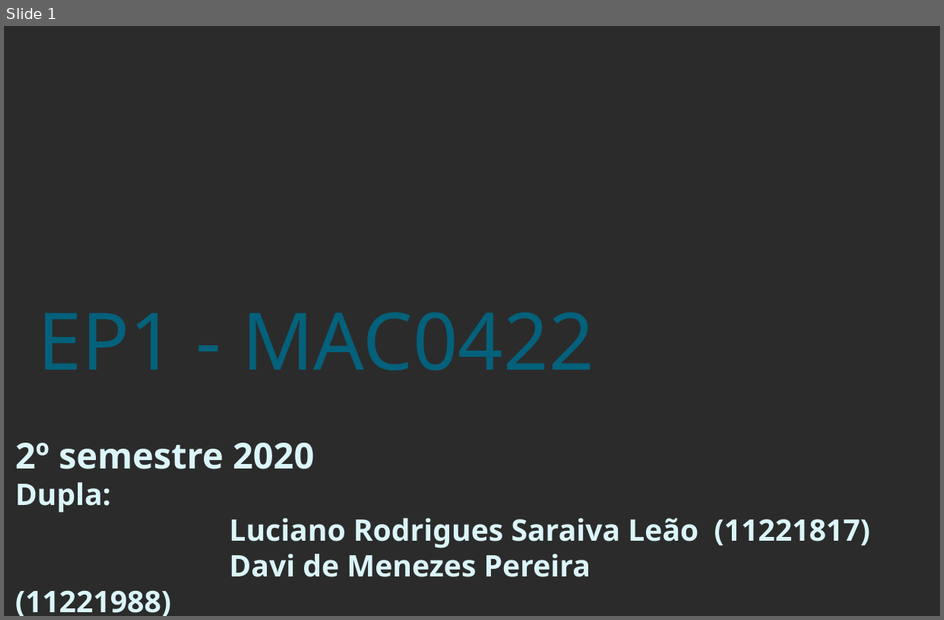
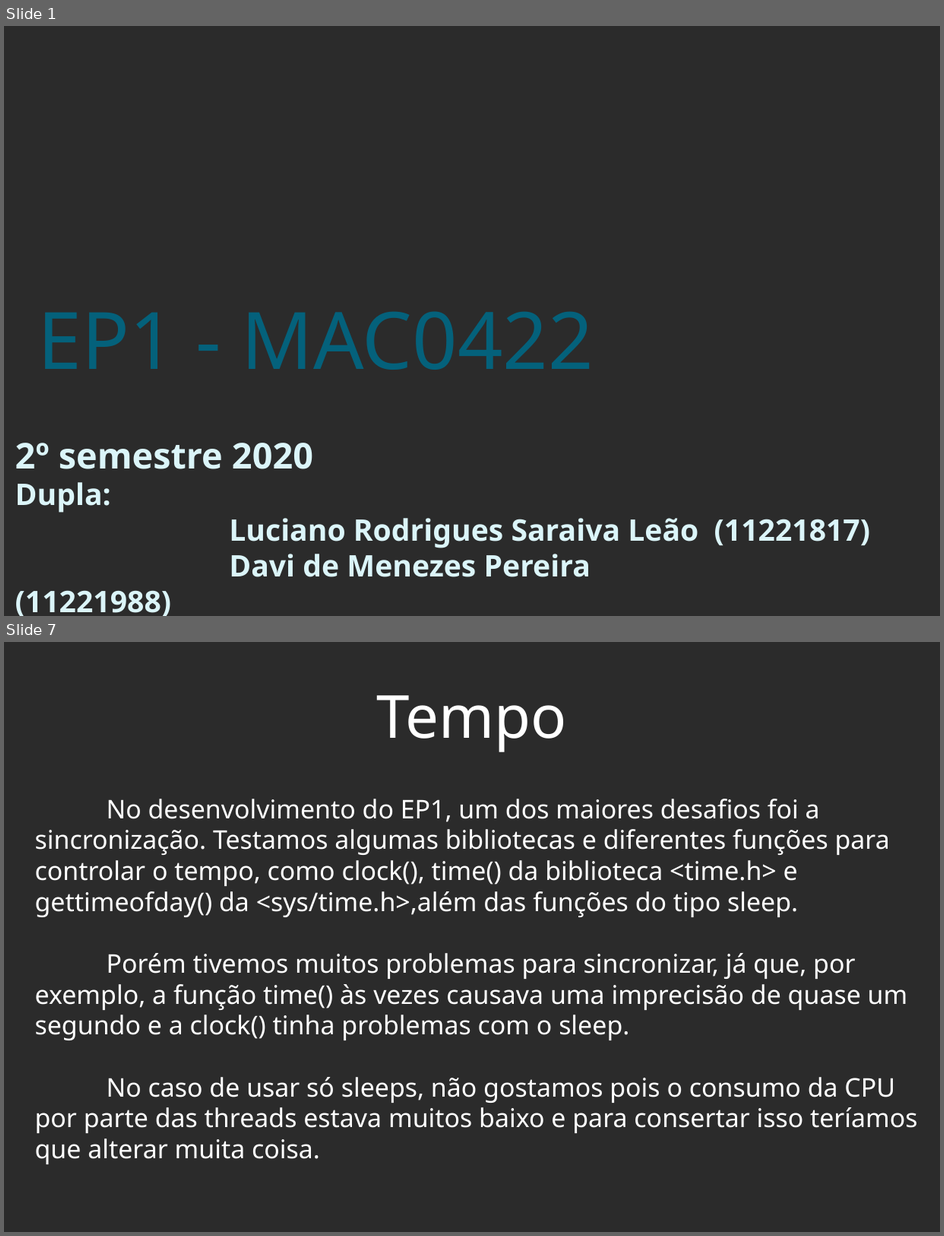
Before and after one commit to davimp/SistemasOperacionais, a slide deck: ep1/slides.odp. Shown one above the other, each under a label of ours: slide 1 before the commit, slides 1 and 7 after it; the slides between them are not shown. The pictures are 944x620 and 944x1236 pixels, drawn with LibreOffice and Linux fonts; fonts in the diff are those of the drawing; background and template pictures are left out; a plain dark background stands for a picture behind light text. Boxes give left, top, right and bottom in pixels: in the first picture for what was removed or moved away, otherwise in the second. Text is boxed around its words. In the diff, an @@ line names an element or a change of style, - is before the commit and + after.

```diff
--- a/ep1/slides.odp
+++ b/ep1/slides.odp
@@ slide 7 added at bbox=[4, 642, 940, 1232], background picture (left out) @@
@@ title added at bbox=[377, 695, 567, 752], 59.9 pt, text #FFFFFF @@
+Tempo
@@ text added at bbox=[35, 799, 918, 1164], 26 pt, text #FFFFFF @@
+No desenvolvimento do EP1, um dos maiores desafios foi a sincronização. Testamos algumas bibliotecas e diferentes funções para controlar o tempo, como clock(), time() da biblioteca <time.h> e gettimeofday() da <sys/time.h>,além das funções do tipo sleep.
+Porém tivemos muitos problemas para sincronizar, já que, por exemplo, a função time() às vezes causava uma imprecisão de quase um segundo e a clock() tinha problemas com o sleep.
+No caso de usar só sleeps, não gostamos pois o consumo da CPU por parte das threads estava muitos baixo e para consertar isso teríamos que alterar muita coisa.
@@ slide 1 changed as well @@
@@ subtitle at bbox=[15, 442, 313, 469]: size 36 to 35.9 pt in "2º semestre 2020" @@
```
Also in this commit, not shown: 10 other slides added, 2 slides removed, 1 other file.
